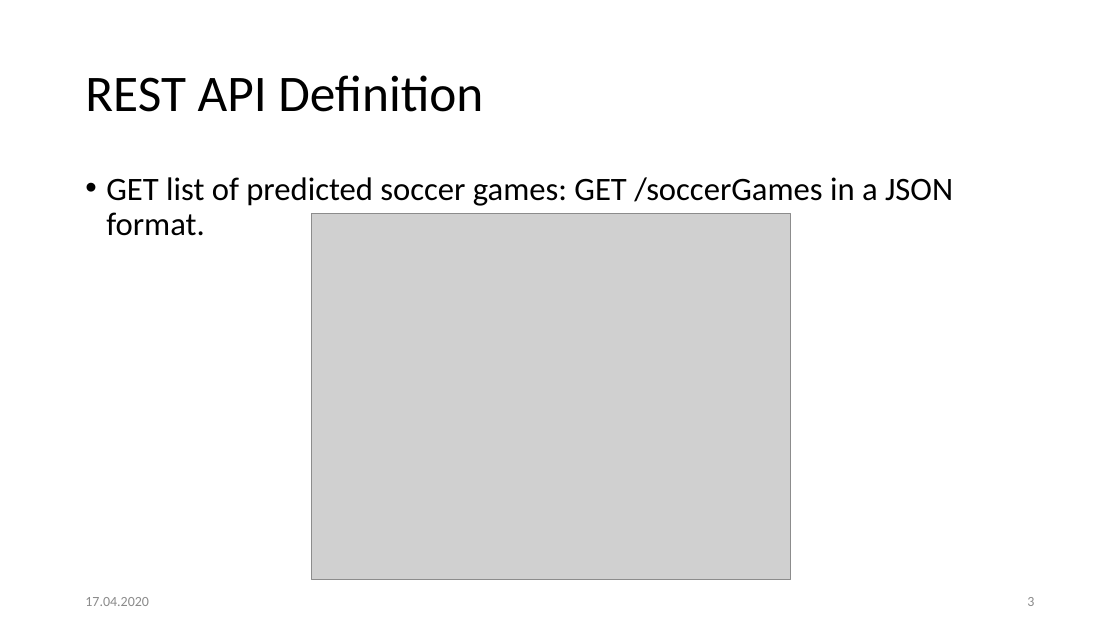
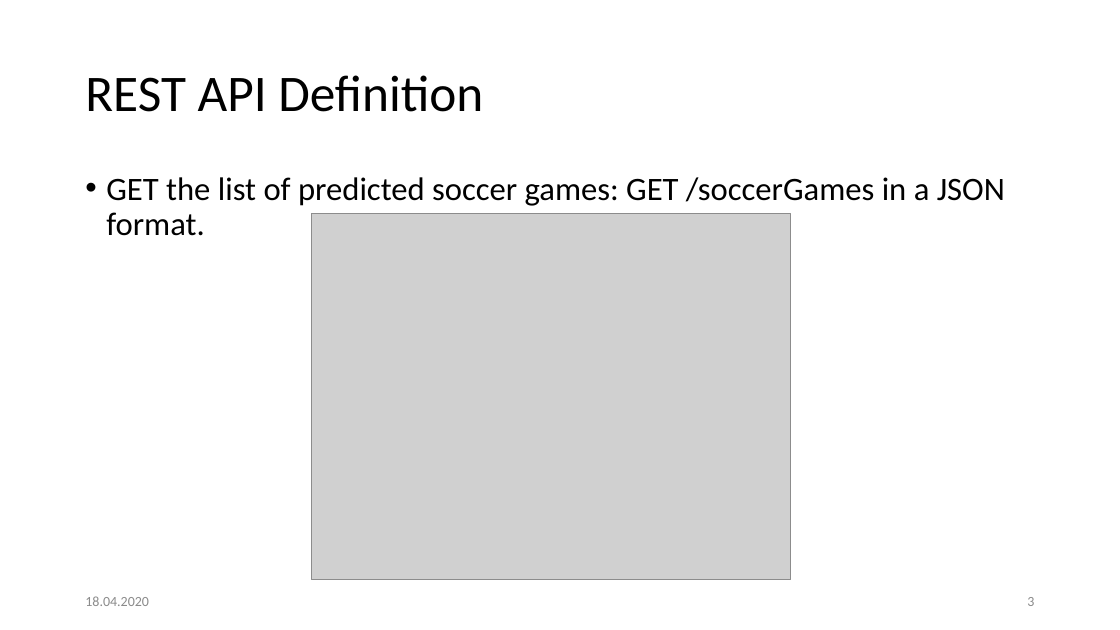
Before and after one commit to Khaledjallouli/project, a slide deck: slide 3 of Web/WebArchitectureDef.pptx. Drawn at 1120x630 pixels with LibreOffice and Linux fonts; fonts in the diff are those of the drawing; grey boxes stand for pictures; background and template pictures are left out. Boxes give left, top, right and bottom in pixels: in the first picture for what was removed or moved away, otherwise in the second. Text is boxed around its words. In the diff, an @@ line names an element or a change of style, - is before the commit and + after.

```diff
--- a/Web/WebArchitectureDef.pptx
+++ b/Web/WebArchitectureDef.pptx
@@ text at (106,177,1005,236): text changed @@
-• GET list of predicted soccer games: GET /soccerGames in a JSON format.
+• GET the list of predicted soccer games: GET /soccerGames in a JSON format.
@@ text at (85,596,149,606): text changed @@
-17.04.2020
+18.04.2020
```
Also in this commit, not shown: 1 other slide changed, 2 slides added, 5 other files.
